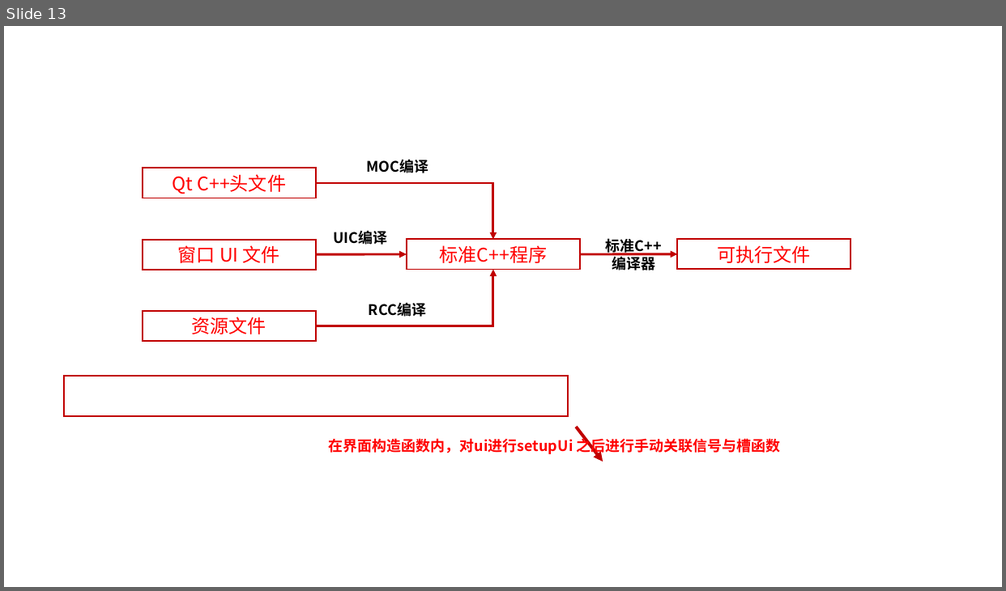
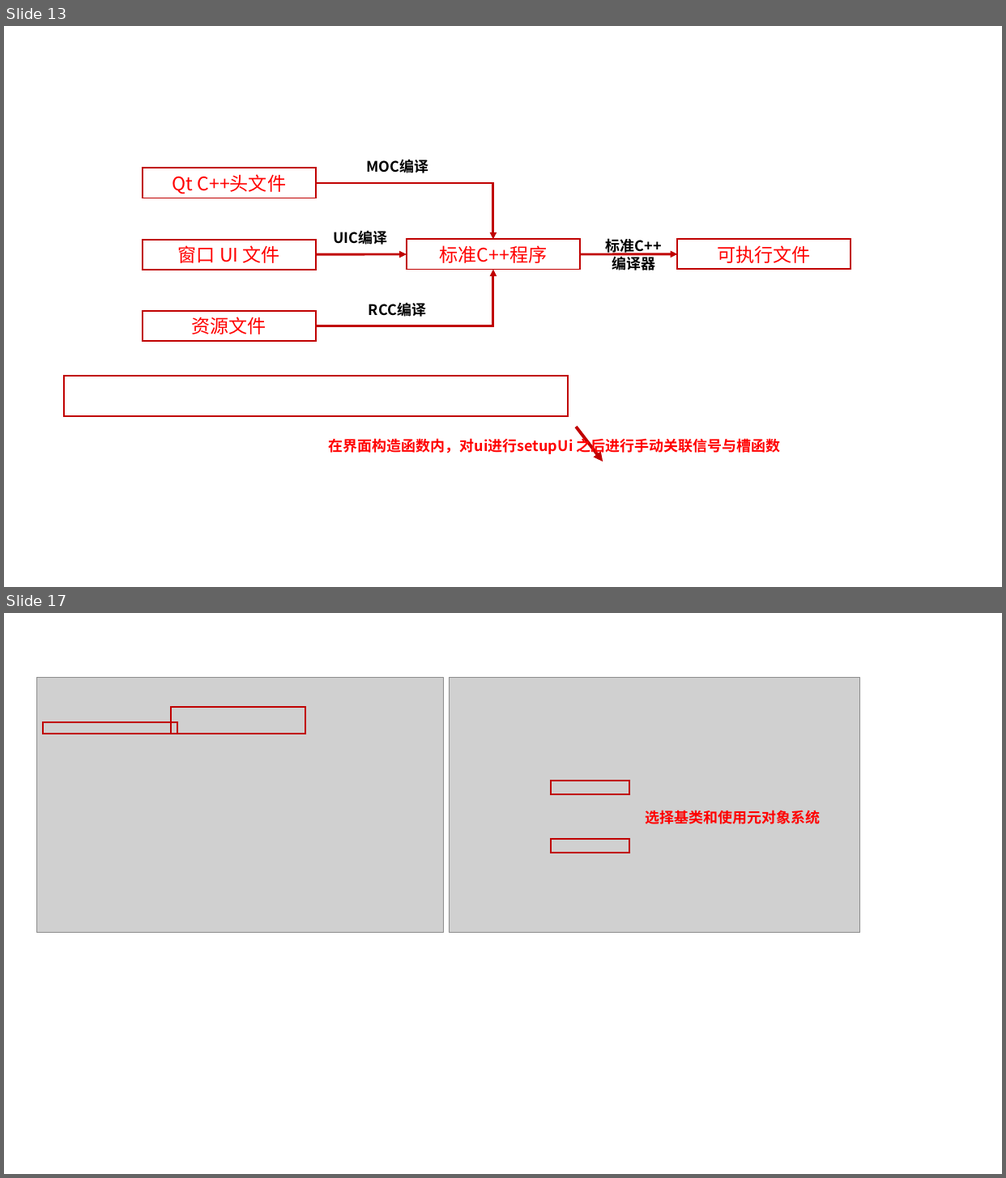
Before and after one commit to LQF376/QtmyLearn, a slide deck: pic.pptx. Shown one above the other, each under a label of ours: slide 13 before the commit, slides 13 and 17 after it; the slides between them are not shown. The pictures are 1006x591 and 1006x1178 pixels, drawn with LibreOffice and Linux fonts; fonts in the diff are those of the drawing; grey boxes stand for pictures. Boxes give left, top, right and bottom in pixels: in the first picture for what was removed or moved away, otherwise in the second. Text is boxed around its words. In the diff, an @@ line names an element or a change of style, - is before the commit and + after.

```diff
--- a/pic.pptx
+++ b/pic.pptx
@@ slide 17 added at [4,613,1002,1174], background #FFFFFF @@
@@ picture added at [37,677,444,933] @@
@@ picture added at [450,677,860,933] @@
@@ rectangle added at [171,707,305,734], outline #C00000 1.5 pt @@
@@ rectangle added at [43,722,177,735], outline #C00000 1.5 pt @@
@@ rectangle added at [552,781,630,795], outline #C00000 1.5 pt @@
@@ text added at [646,810,820,824], 14 pt, text #FF0000, bold @@
+选择基类和使用元对象系统
@@ rectangle added at [552,839,630,854], outline #C00000 1.5 pt @@
```
Also in this commit, not shown: 27 other slides added, 1 slide removed, 36 other files.
